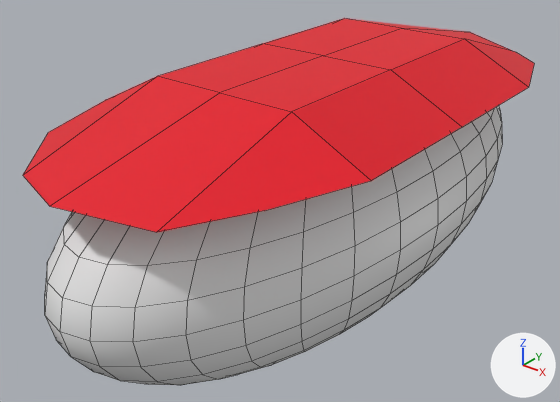
The FBX model Assets/images/maguro.fbx as it was, and as the next commit left it.
One viewpoint serves both versions: a 50 mm camera at (2.83, -3.98, 2.25) aimed at (-0.19, -0.21, -0.09). Every picture has the same lights, and +X, +Y and +Z are marked at lower right. The older version comes first. Mesh edges are drawn as thin lines. Where no turn or scale is listed for an object, it has been applied to the vertices.

The older version as bpy lines, for what is in view:
```python
me_平面 = bpy.data.meshes.new('平面')
me_平面.from_pydata(...)  # 25 vertices, 16 faces; spans x -1.0..1.0, y -2.13..2.13, z -0.3..0.0
me_平面.materials.append(mat_赤)  # red #e7001e
me_球_001 = bpy.data.meshes.new('球.001')
me_球_001.from_pydata(...)  # a UV sphere (32 segments, 16 rings, poles along z) spanning x -1.0..1.0, y -1.0..1.0, z -1.0..1.0
me_球_001.materials.append(mat_白)  # white #e7e7e7
ob_平面 = bpy.data.objects.new('平面', me_平面)
ob_平面.location = (0.0, 0.0, 0.922)
ob_球 = bpy.data.objects.new('球', me_球_001)
ob_球.location = (0.0, 0.0, 0.0)
ob_球.scale = (0.909, 2.18, 0.909)
```
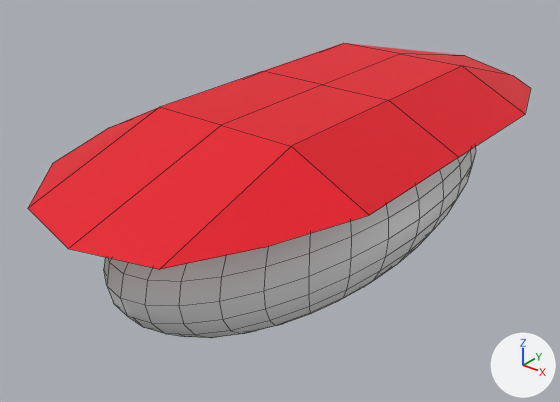
What changed in the scene script:
```text
Change me_平面:
    used by ob_平面; location = (0.0, 0.0, 0.922)
    remove me_平面.from_pydata(...)  # 25 vertices, 16 faces; spans x -1.0..1.0, y -2.13..2.13, z -0.3..0.0
    add me_平面.from_pydata(...)  # 25 vertices, 16 faces; spans x -1.0..1.0, y -2.07..2.08, z -0.31..0.0
    me_平面 part 1
    me_平面.vertices[5].co: (0.0, -2.13, -0.25) -> (0.0, -2.07, -0.31)  # pixel (49, 206) -> pixel (68, 248)
    me_平面 part 2
    me_平面.vertices[7].co: (0.0, 2.13, -0.25) -> (0.0, 2.08, -0.25)  # pixel (470, 32) -> pixel (465, 55)
Change ob_球:
    ob_球.scale: (0.909, 2.18, 0.909) -> (0.778, 1.79, 0.681)
Change ob_平面:
    ob_平面.location: (0.0, 0.0, 0.922) -> (0.0, 0.0, 0.732)
```

Boxes (x1, y1, x2, y2) around the edits, measured in the pictures (560 x 402 px; the box of a moved part takes in the faces that stretch with it):
'平面', reshaped, moved
    before: (23, 18, 534, 232)
    after: (28, 43, 531, 269)
'球', rescaled
    before: (45, 106, 502, 385)
    after: (104, 147, 476, 338)
part 1 of me_平面, moved or reshaped
    before: (23, 76, 292, 232)
    after: (28, 107, 291, 269)
part 2 of me_平面, moved or reshaped
    before: (346, 18, 515, 52)
    after: (347, 43, 511, 75)
